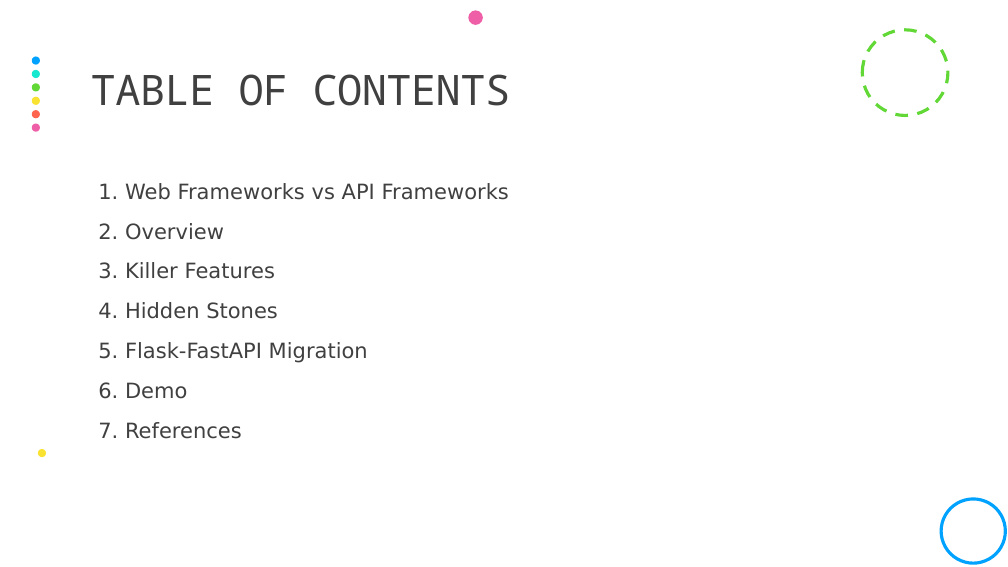
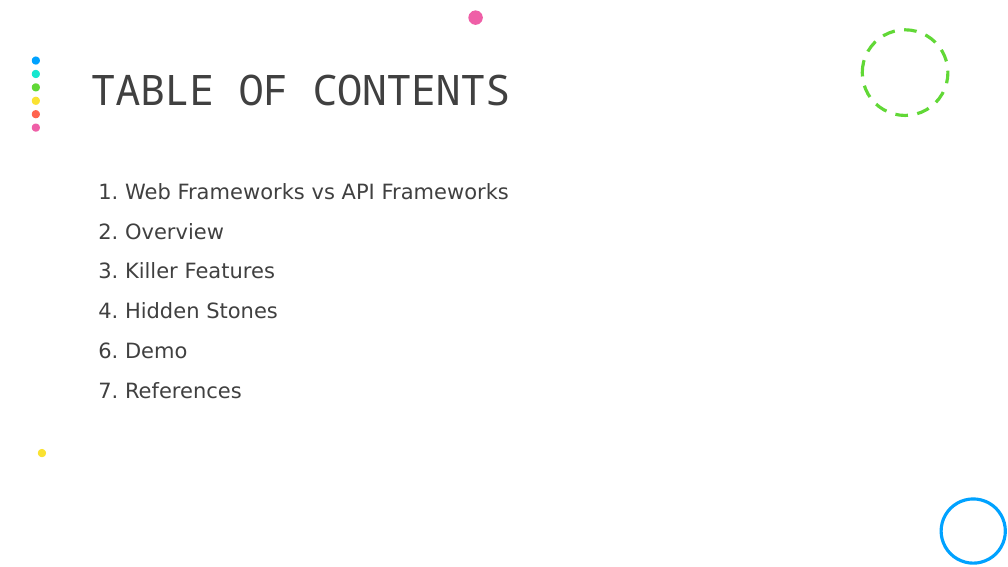
Before and after one commit to volopivoshenko/fastapi-demo, a slide deck: slide 2 of docs/The Fastest API in the Pythonic World.pptx. Drawn at 1008x567 pixels with LibreOffice and Linux fonts; fonts in the diff are those of the drawing. Boxes give left, top, right and bottom in pixels: in the first picture for what was removed or moved away, otherwise in the second. Text is boxed around its words. In the diff, an @@ line names an element or a change of style, - is before the commit and + after.

```diff
--- a/docs/The Fastest API in the Pythonic World.pptx
+++ b/docs/The Fastest API in the Pythonic World.pptx
@@ text at box(98, 342, 368, 363): paragraph removed @@
-  5. Flask-FastAPI Migration
```
Also in this commit, not shown: 8 other slides changed, 5 slides added, 8 slides removed, 3 other files.
